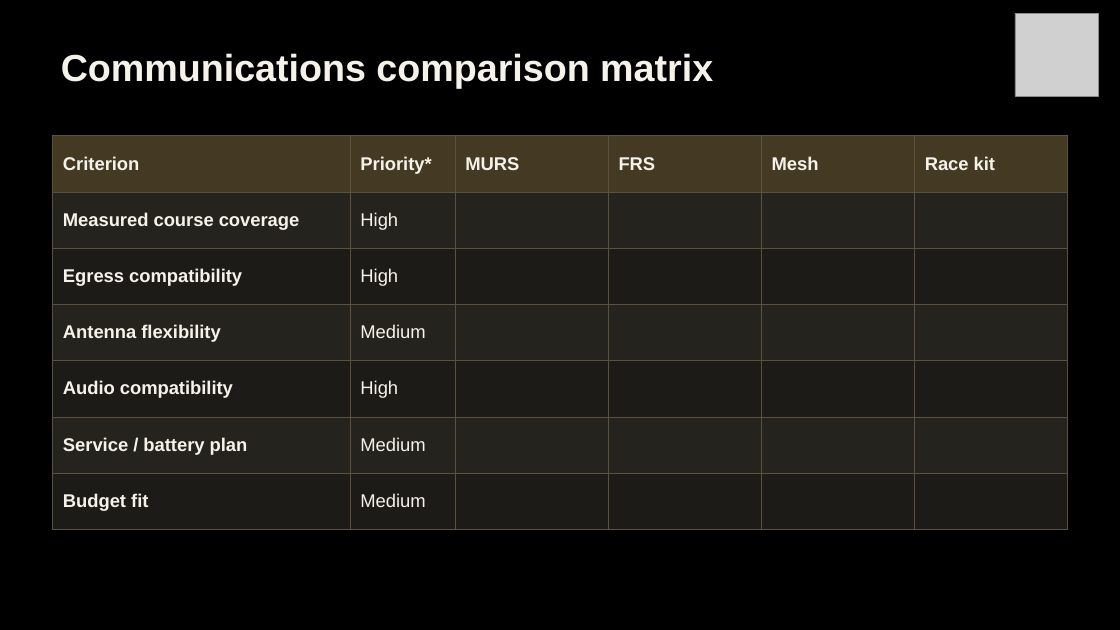
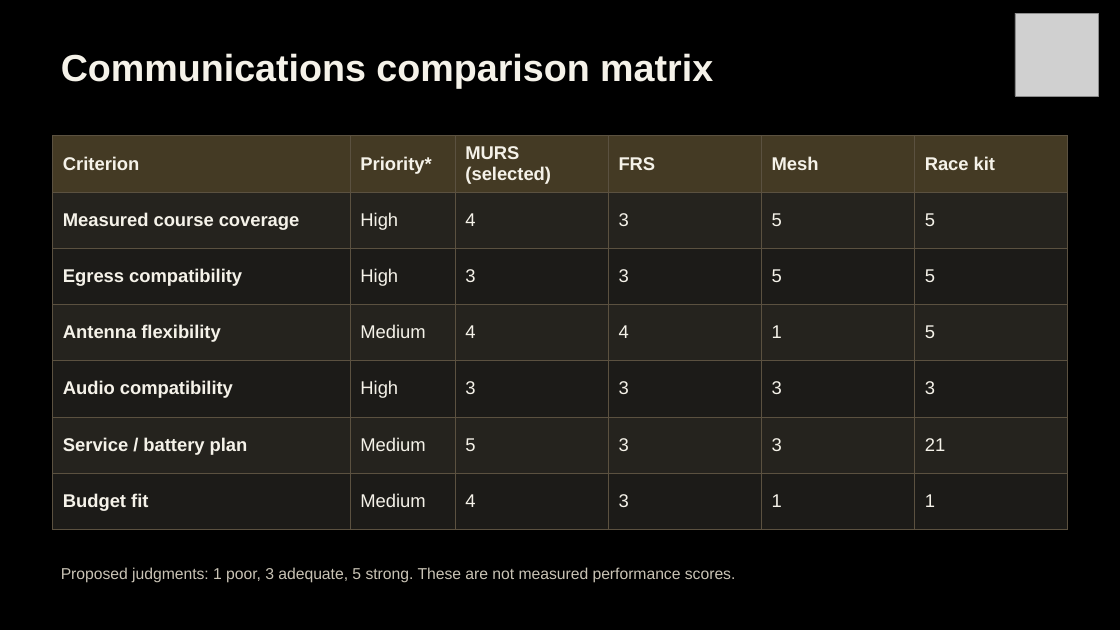
Before and after one commit to Polowater123/Aggie-Baja-Controls-The-A.B.C.-, a slide deck: slide 22 of PDR Draft.pptx (slide 24 before the commit). Drawn at 1120x630 pixels with LibreOffice and Linux fonts; fonts in the diff are those of the drawing; grey boxes stand for pictures. Boxes give left, top, right and bottom in pixels: in the first picture for what was removed or moved away, otherwise in the second. Text is boxed around its words. In the diff, an @@ line names an element or a change of style, - is before the commit and + after.

```diff
--- a/PDR Draft.pptx
+++ b/PDR Draft.pptx
@@ table at bbox=[52, 135, 1066, 529] @@
-row 1, column 3: MURS
+row 1, column 3: MURS (selected)
-row 2: Measured course coverage | High |  |  |  | 
+row 2: Measured course coverage | High | 4 | 3 | 5 | 5
-row 3: Egress compatibility | High |  |  |  | 
+row 3: Egress compatibility | High | 3 | 3 | 5 | 5
-row 4: Antenna flexibility | Medium |  |  |  | 
+row 4: Antenna flexibility | Medium | 4 | 4 | 1 | 5
-row 5: Audio compatibility | High |  |  |  | 
+row 5: Audio compatibility | High | 3 | 3 | 3 | 3
-row 6: Service / battery plan | Medium |  |  |  | 
+row 6: Service / battery plan | Medium | 5 | 3 | 3 | 21
-row 7: Budget fit | Medium |  |  |  | 
+row 7: Budget fit | Medium | 4 | 3 | 1 | 1
@@ text added at bbox=[61, 567, 736, 583], 13.5 pt, text #C9C3B5 @@
+Proposed judgments: 1 poor, 3 adequate, 5 strong. These are not measured performance scores.
```
Also in this commit, not shown: 1 other slide changed, 4 slides removed, 1 other file.
